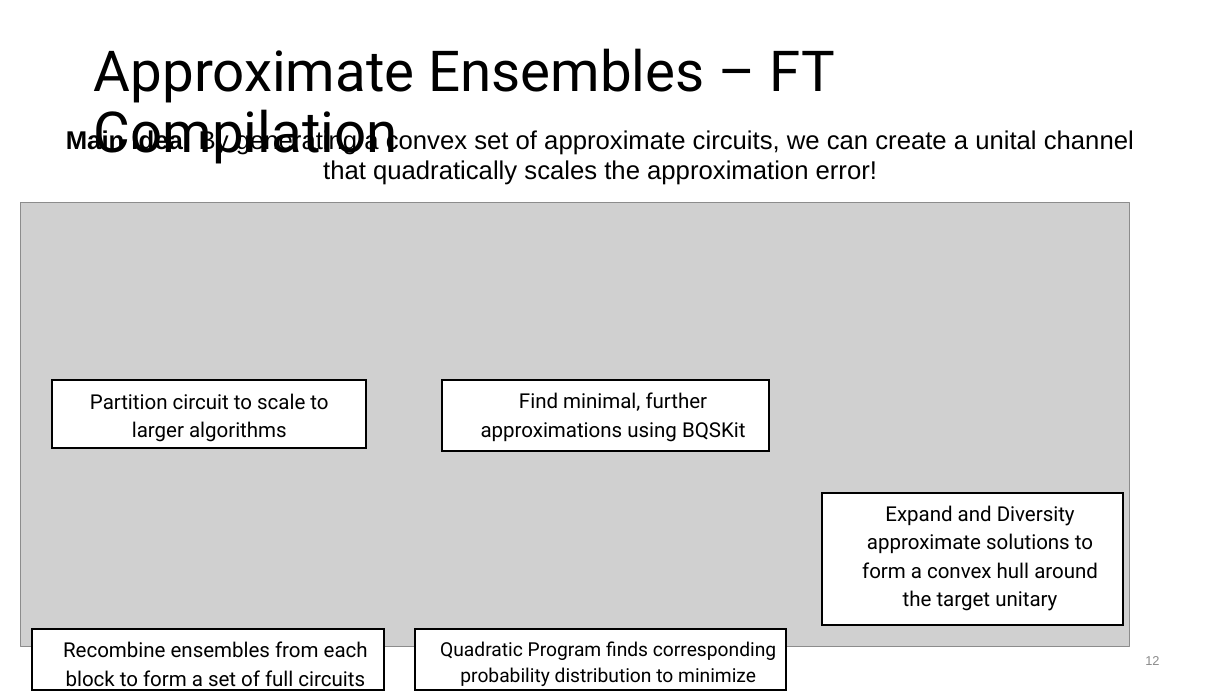
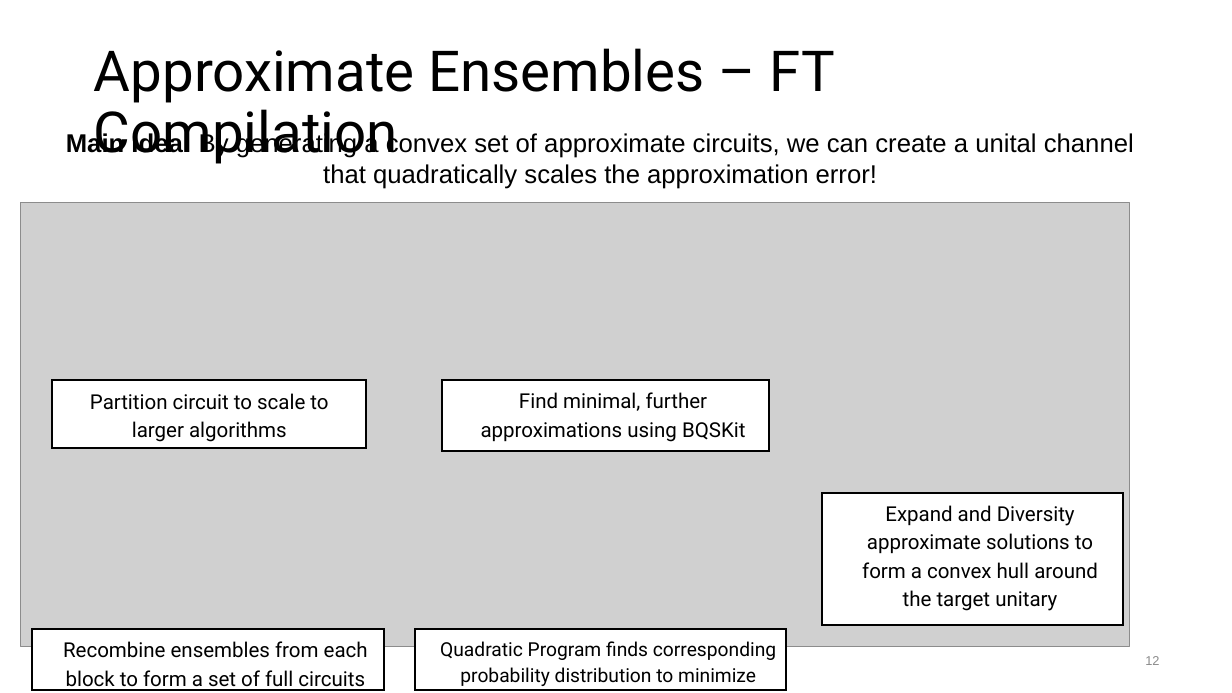
Before and after one commit to BQSKit/bqskit-tutorial, a slide deck: slide 12 of 4_FT_introduction.pptx. Drawn at 1232x693 pixels with LibreOffice and Linux fonts; fonts in the diff are those of the drawing; grey boxes stand for pictures. Boxes give left, top, right and bottom in pixels: in the first picture for what was removed or moved away, otherwise in the second. Text is boxed around its words. In the diff, an @@ line names an element or a change of style, - is before the commit and + after.

```diff
--- a/4_FT_introduction.pptx
+++ b/4_FT_introduction.pptx
@@ text "Main Idea: By generating a ...": place and size @@
-text "Main Idea: By generating a ..." at [66,128,1134,185]
+text "Main Idea: By generating a ..." at [66,132,1134,189]
```
Also in this commit, not shown: 10 other slides changed.
